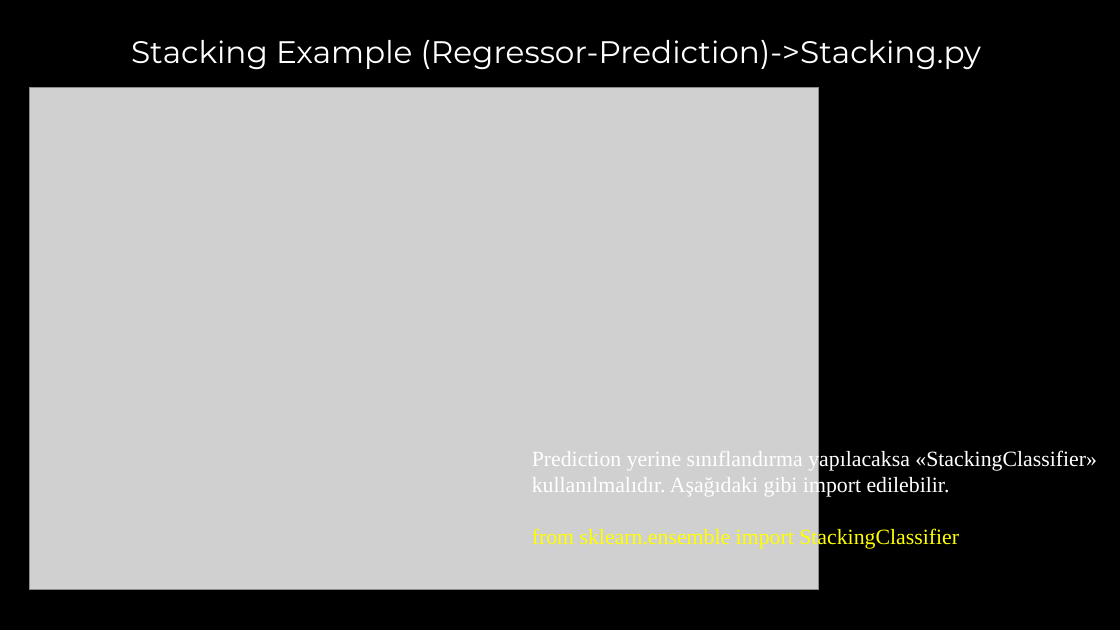
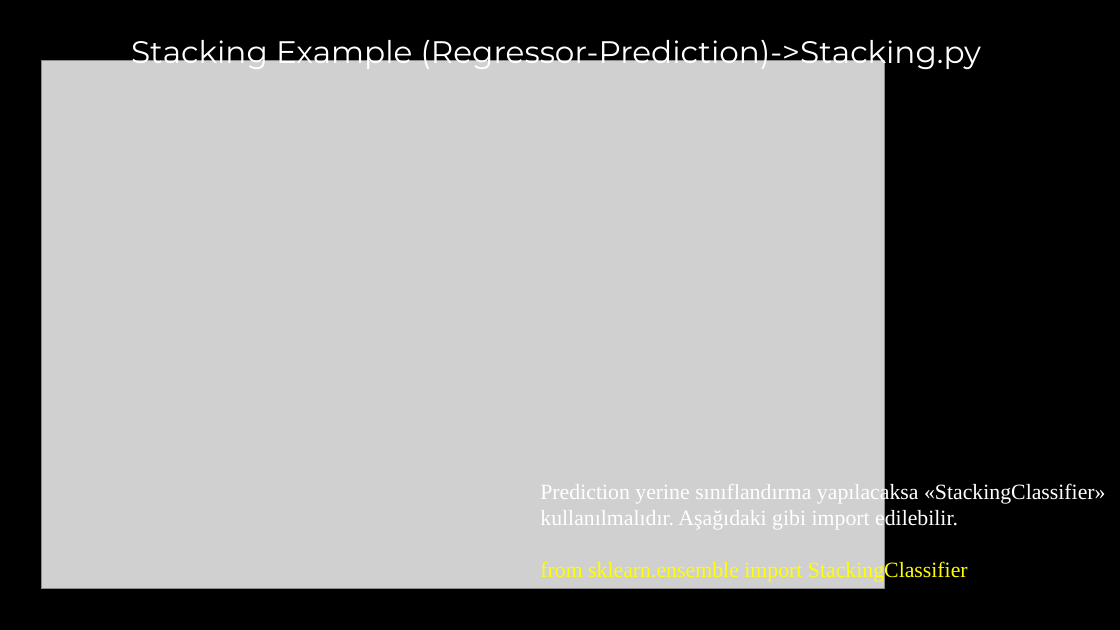
Before and after one commit to akaraci/Makine-Ogrenmesi, a slide deck: slide 15 of Sunular/MÖT-Hafta-7 - Ensemble Learning.pptx. Drawn at 1120x630 pixels with LibreOffice and Linux fonts; fonts in the diff are those of the drawing; grey boxes stand for pictures. Boxes give left, top, right and bottom in pixels: in the first picture for what was removed or moved away, otherwise in the second. Text is boxed around its words. In the diff, an @@ line names an element or a change of style, - is before the commit and + after.

```diff
--- a/Sunular/MÖT-Hafta-7 - Ensemble Learning.pptx
+++ b/Sunular/MÖT-Hafta-7 - Ensemble Learning.pptx
@@ picture: place and size @@
-picture at box(30, 87, 819, 590)
+picture at box(41, 60, 885, 589)
@@ text "Prediction yerine sınıflandırma yapılacaksa «StackingClassif ...": place and size @@
-text "Prediction yerine sınıflandırma yapılacaksa «StackingClassif ..." at box(532, 449, 1097, 549)
+text "Prediction yerine sınıflandırma yapılacaksa «StackingClassif ..." at box(540, 482, 1106, 582)
```
Also in this commit, not shown: 2 other slides changed.
